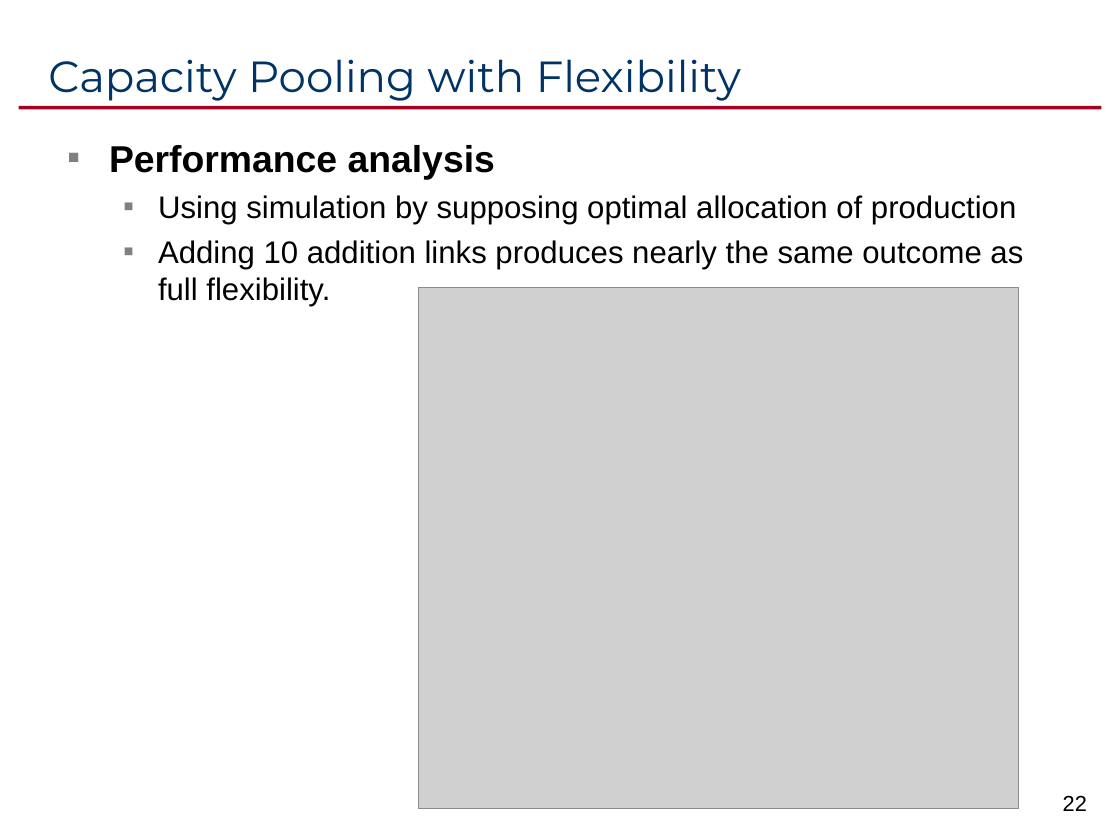
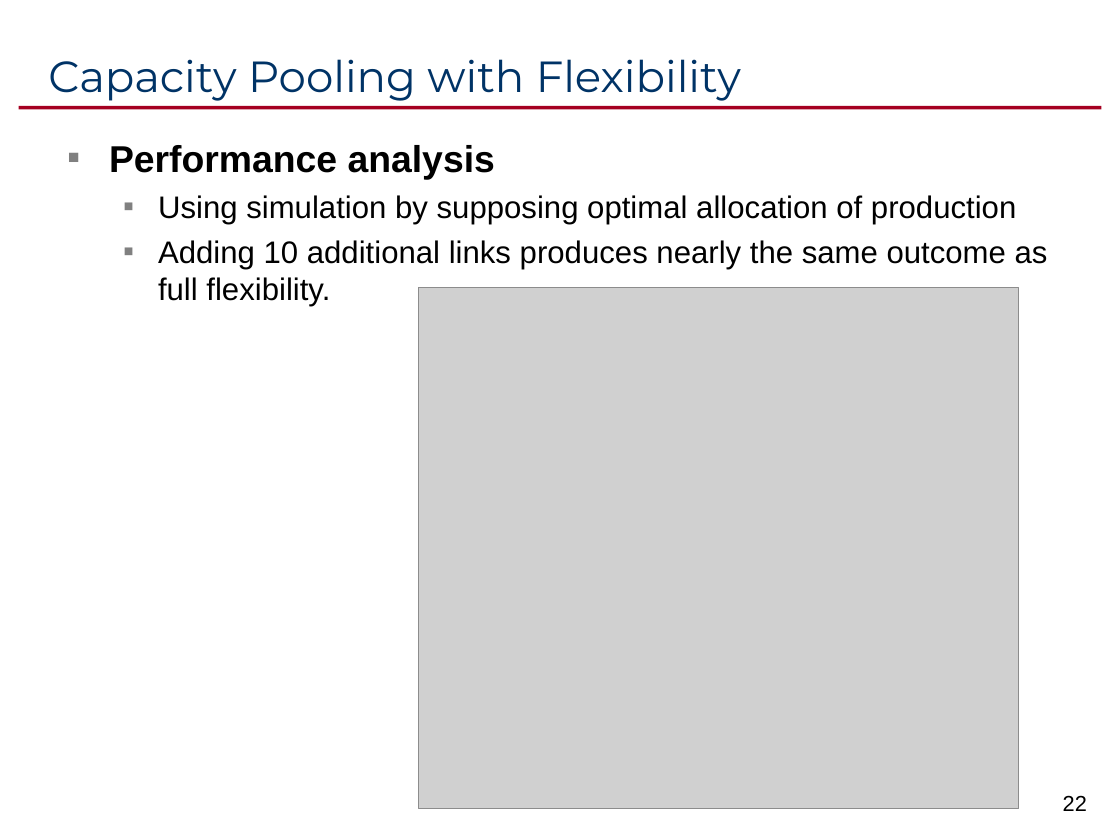
Before and after one commit to ikelab/courses, a slide deck: slide 22 of pm2016/c15.ppt. Drawn at 1120x840 pixels with LibreOffice and Linux fonts; fonts in the diff are those of the drawing; grey boxes stand for pictures. Boxes give left, top, right and bottom in pixels: in the first picture for what was removed or moved away, otherwise in the second. Text is boxed around its words. In the diff, an @@ line names an element or a change of style, - is before the commit and + after.

```diff
--- a/pm2016/c15.ppt
+++ b/pm2016/c15.ppt
@@ text at bbox=[158, 240, 1048, 307]: text changed @@
-  ▪ Adding 10 addition links produces nearly the same outcome as full flexibility.
+  ▪ Adding 10 additional links produces nearly the same outcome as full flexibility.
```
Also in this commit, not shown: 7 other slides changed, 1 other file.
